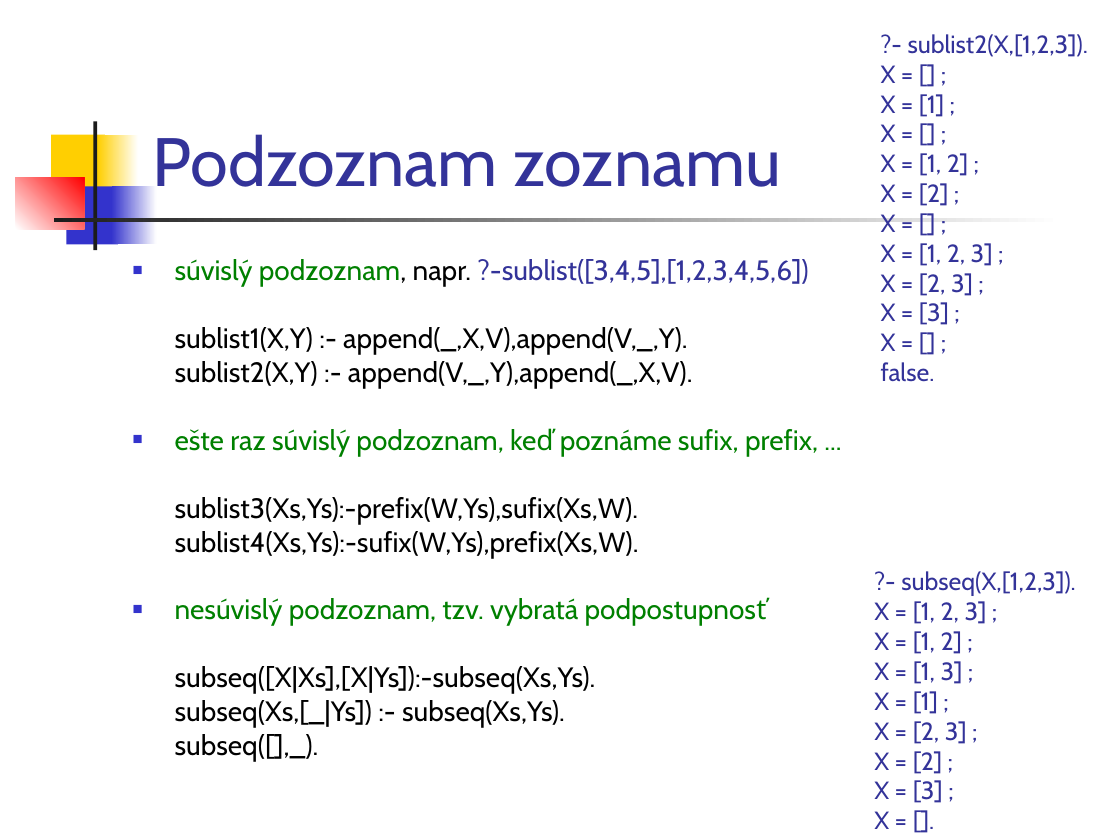
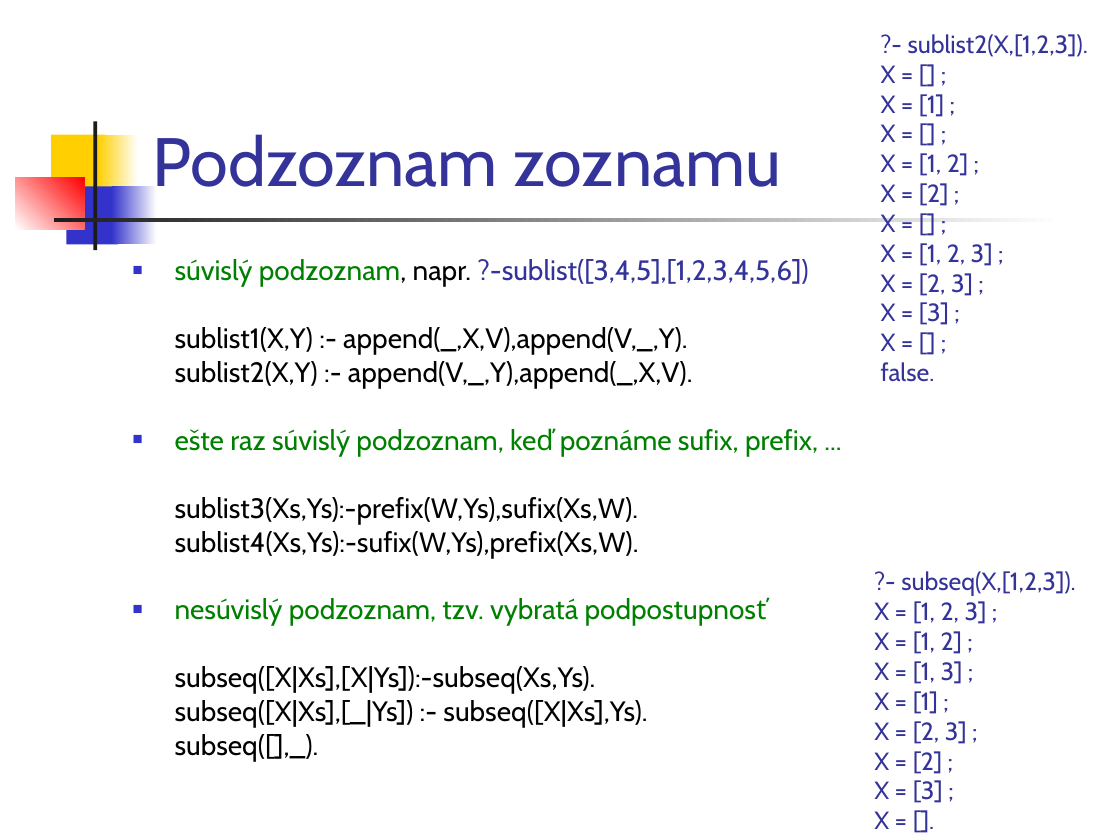
Before and after one commit to paradigmy/Prednasky, a slide deck: slide 19 of 11/logicke2.ppt (slide 16 before the commit). Drawn at 1120x840 pixels with LibreOffice and Linux fonts; fonts in the diff are those of the drawing. Boxes give left, top, right and bottom in pixels: in the first picture for what was removed or moved away, otherwise in the second. Text is boxed around its words. In the diff, an @@ line names an element or a change of style, - is before the commit and + after.

```diff
--- a/11/logicke2.ppt
+++ b/11/logicke2.ppt
@@ text at [175,700,647,727]: text changed @@
-subseq(Xs,[_|Ys]) :- subseq(Xs,Ys).
+subseq([X|Xs],[_|Ys]) :- subseq([X|Xs],Ys).
```
Also in this commit, not shown: 5 other slides changed, 3 slides added, 2 other files.
